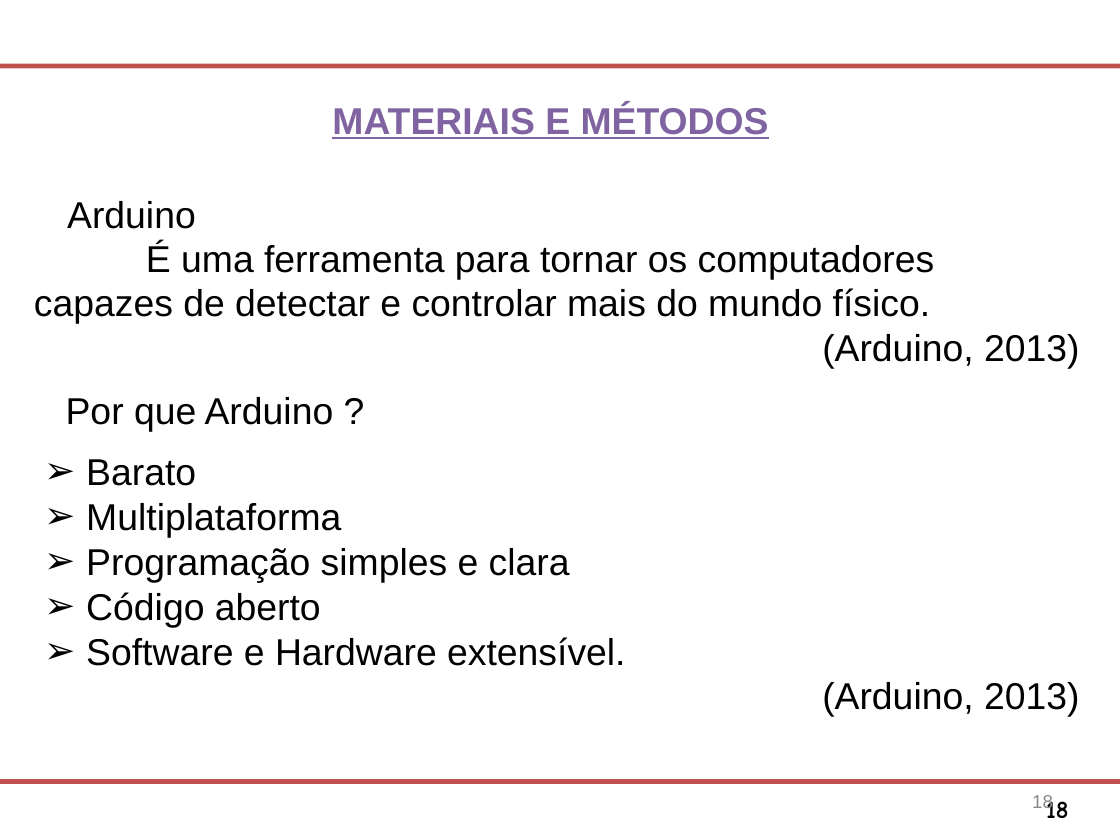
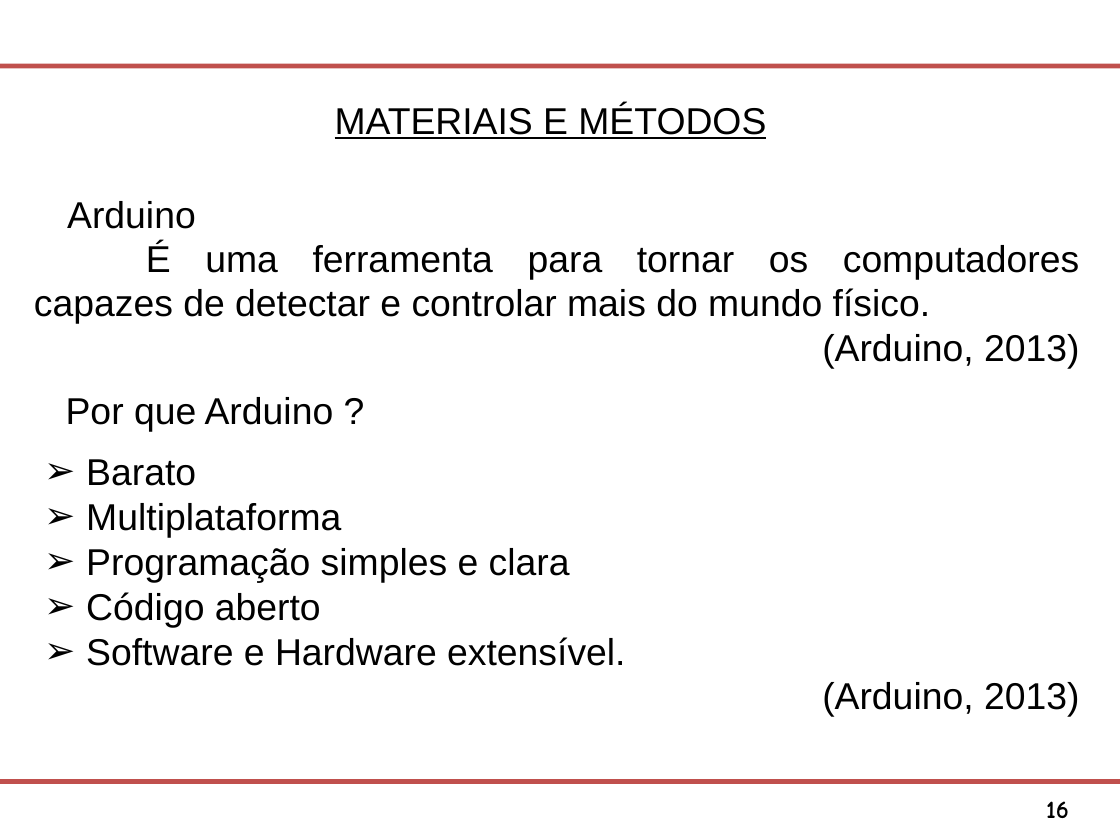
Before and after one commit to Osmar1503/TG, a slide deck: slide 16 of Modelo Apresentacao FATEC SJC.ppt (slide 18 before the commit). Drawn at 1120x840 pixels with LibreOffice and Linux fonts; fonts in the diff are those of the drawing; background and template pictures are left out. Boxes give left, top, right and bottom in pixels: in the first picture for what was removed or moved away, otherwise in the second. Text is boxed around its words. In the diff, an @@ line names an element or a change of style, - is before the commit and + after.

```diff
--- a/Modelo Apresentacao FATEC SJC.ppt
+++ b/Modelo Apresentacao FATEC SJC.ppt
@@ text "MATERIAIS E MÉTODOS" at bbox=[335, 104, 766, 139]: text colour #8064A2 to #000000, bold off @@
@@ text at bbox=[34, 242, 1080, 324]: alignment left to justified @@
@@ page number at bbox=[1046, 801, 1069, 818]: text changed @@
-18
+16
@@ page number removed at bbox=[1046, 796, 1068, 818] @@
-18
```
Also in this commit, not shown: 24 other slides changed, 2 slides removed.
